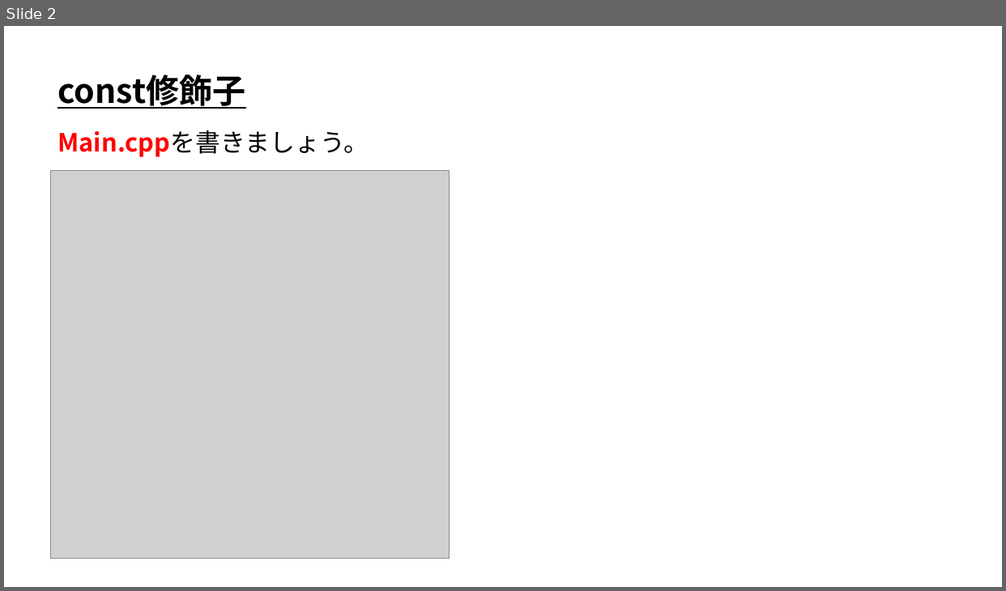
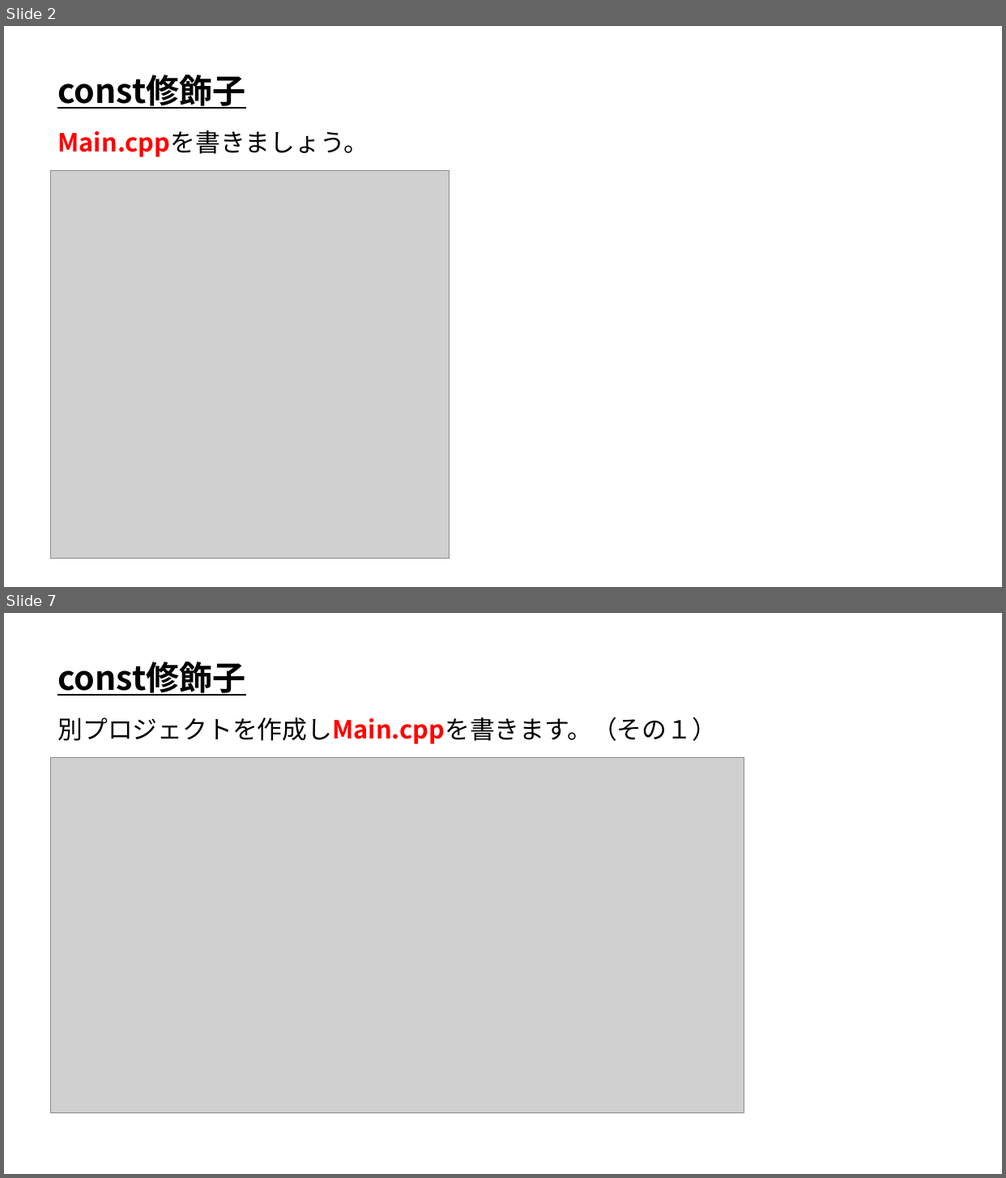
Before and after one commit to ArakiYusuke-Ohara/Textbook, a slide deck: ゲーム科1年/00_前期/プログラミングⅡ/18_const修飾子.pptx. Shown one above the other, each under a label of ours: slide 2 before the commit, slides 2 and 7 after it; the slides between them are not shown. The pictures are 1006x591 and 1006x1178 pixels, drawn with LibreOffice and Linux fonts; fonts in the diff are those of the drawing; grey boxes stand for pictures. Boxes give left, top, right and bottom in pixels: in the first picture for what was removed or moved away, otherwise in the second. Text is boxed around its words. In the diff, an @@ line names an element or a change of style, - is before the commit and + after.

```diff
--- a/ゲーム科1年/00_前期/プログラミングⅡ/18_const修飾子.pptx
+++ b/ゲーム科1年/00_前期/プログラミングⅡ/18_const修飾子.pptx
@@ slide 7 added at <box>4,613,1002,1174</box>, background #FFFFFF @@
@@ text added at <box>57,662,245,696</box>, 32 pt, text #000000, bold, underline @@
+const修飾子
@@ text added at <box>57,717,717,744</box>, 24 pt, text #000000 @@
+別プロジェクトを作成しMain.cppを書きます。（その１）
@@ picture added at <box>50,757,744,1113</box> @@
```
Also in this commit, not shown: 3 slides changed, 5 other slides added, 1 other file.
